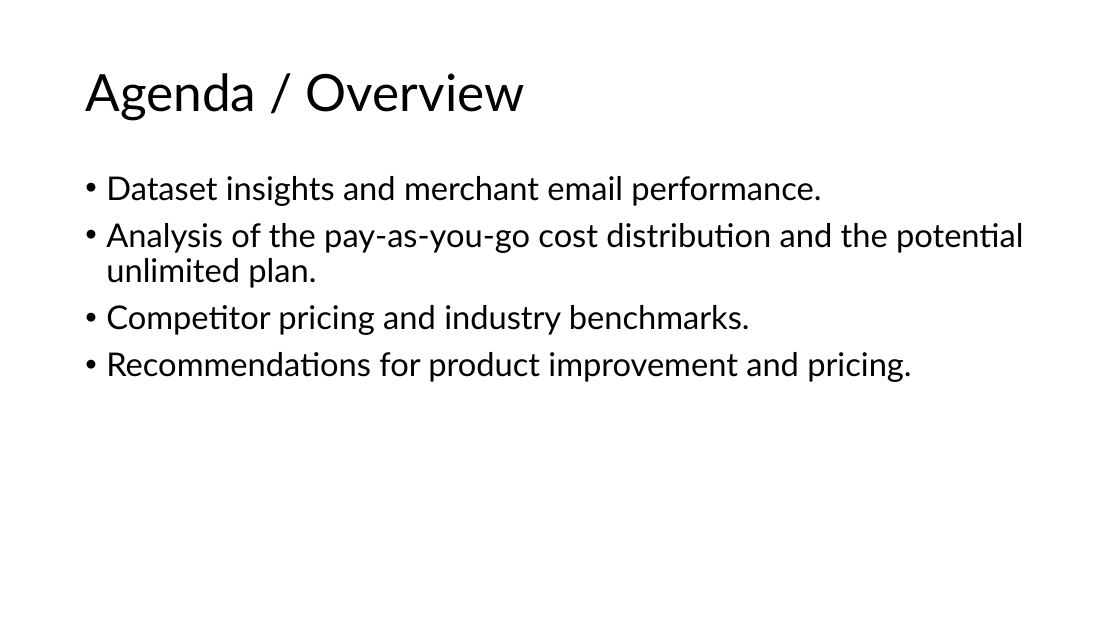
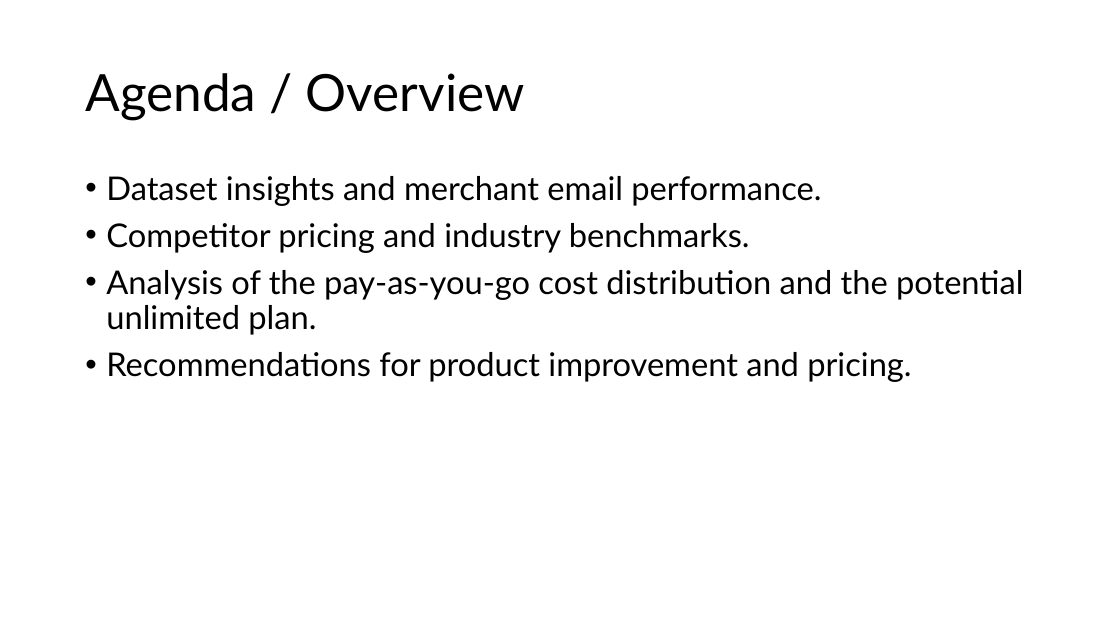
Before and after one commit to daveqwerty1007/ShopifyProject, a slide deck: slide 2 of pre_draft.pptx. Drawn at 1120x630 pixels with LibreOffice and Linux fonts; fonts in the diff are those of the drawing. Boxes give left, top, right and bottom in pixels: in the first picture for what was removed or moved away, otherwise in the second. Text is boxed around its words. In the diff, an @@ line names an element or a change of style, - is before the commit and + after.

```diff
--- a/pre_draft.pptx
+++ b/pre_draft.pptx
@@ text at bbox=[106, 223, 750, 253]: paragraph added @@
+• Competitor pricing and industry benchmarks.
@@ text at bbox=[106, 305, 750, 335]: paragraph removed @@
-• Competitor pricing and industry benchmarks.
```
Also in this commit, not shown: 1 other slide changed, 5 other files.
